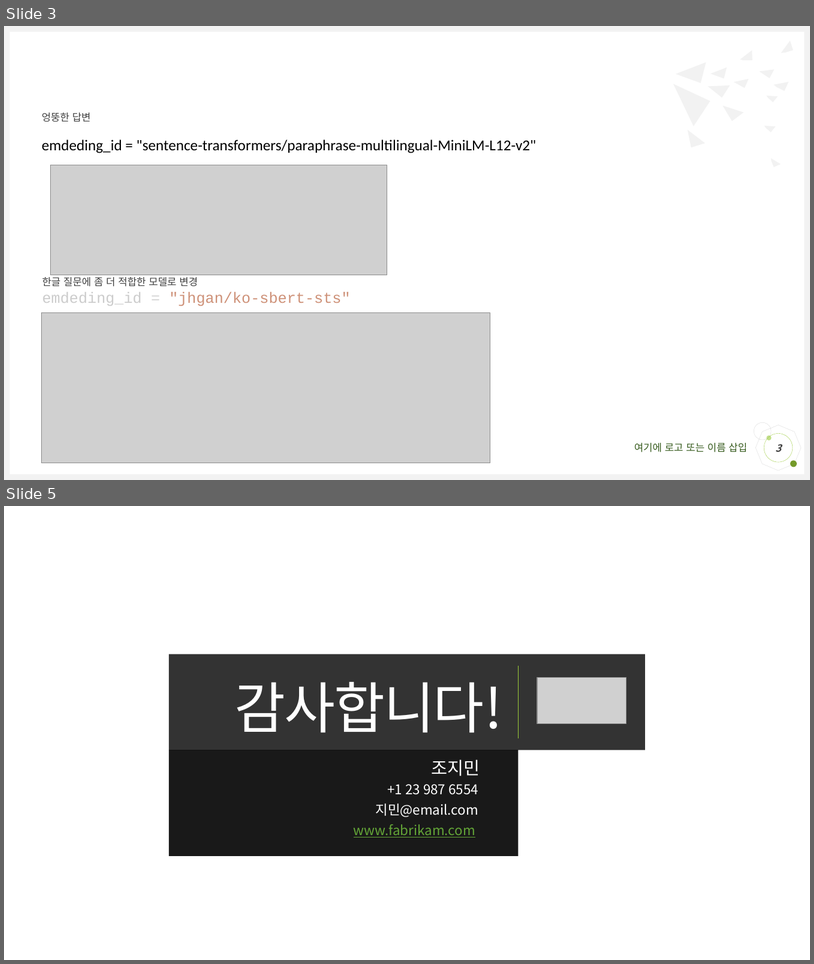
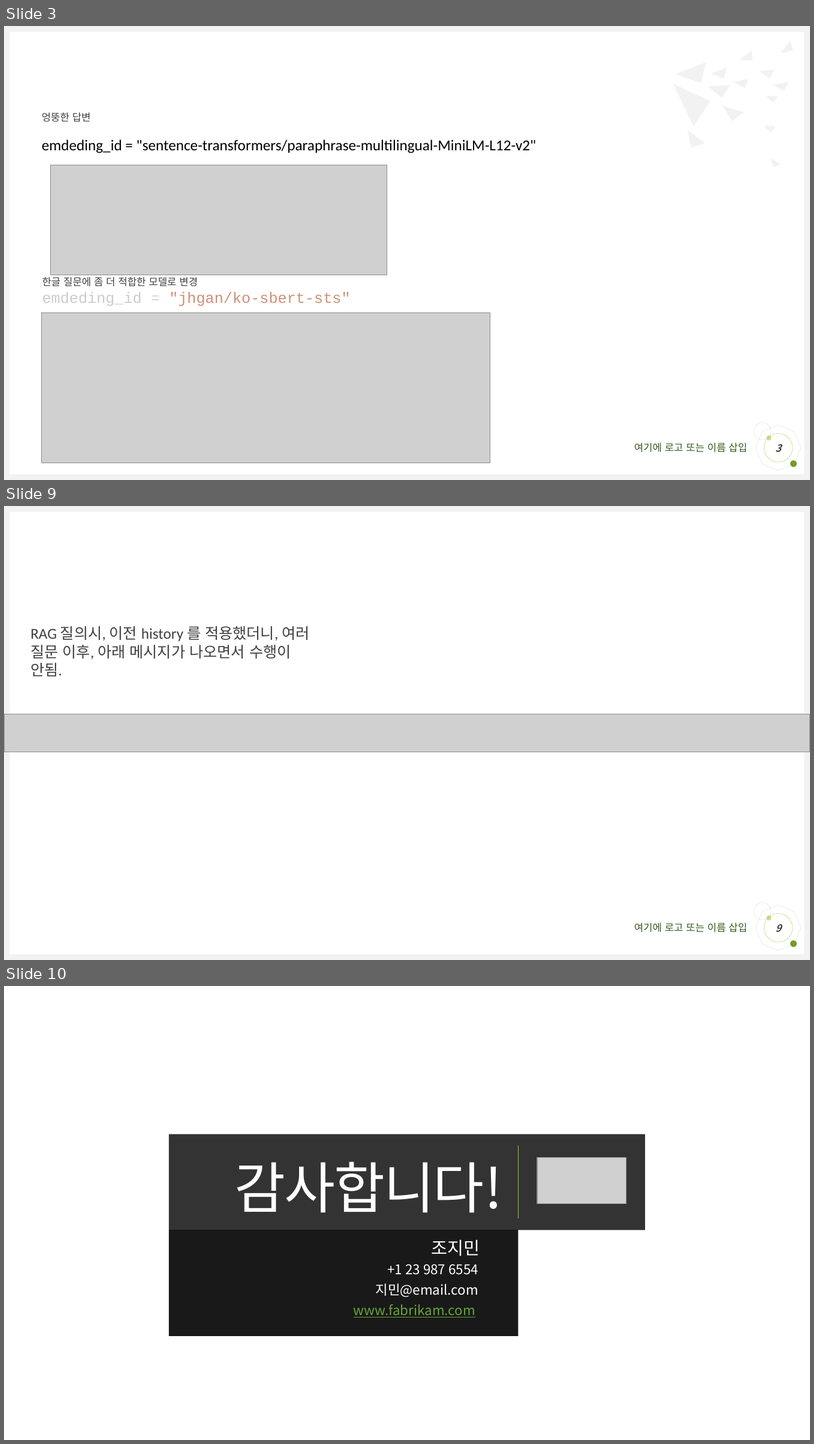
Before and after one commit to Wonchul08Lee/GenAI, a slide deck: Report.pptx. Shown one above the other, each under a label of ours: slides 3 and 5 before the commit, slides 3, 9 and 10 after it; the slides between them are not shown. The pictures are 814x964 and 814x1444 pixels, drawn with LibreOffice and Linux fonts; fonts in the diff are those of the drawing; grey boxes stand for pictures; background and template pictures are left out. Boxes give left, top, right and bottom in pixels: in the first picture for what was removed or moved away, otherwise in the second. Text is boxed around its words. In the diff, an @@ line names an element or a change of style, - is before the commit and + after.

```diff
--- a/Report.pptx
+++ b/Report.pptx
@@ slide 9 added at box(4, 506, 810, 960), background #FFFFFF; not listed: 9 template elements that a slide beside it also shows @@
@@ text added at box(30, 626, 309, 676), 18 pt, text #404040 @@
+RAG 질의시, 이전 history 를 적용했더니, 여러 질문 이후, 아래 메시지가 나오면서 수행이 안됨.
@@ picture added at box(4, 714, 810, 751) @@
@@ page number added at box(764, 913, 793, 942), outline #9ACB39 0.25 pt, 12 pt, text #404040, bold, italic @@
+9
@@ what was slide 5 is now slide 10 @@
```
Also in this commit, not shown: 5 other slides added, 1 slide removed.
